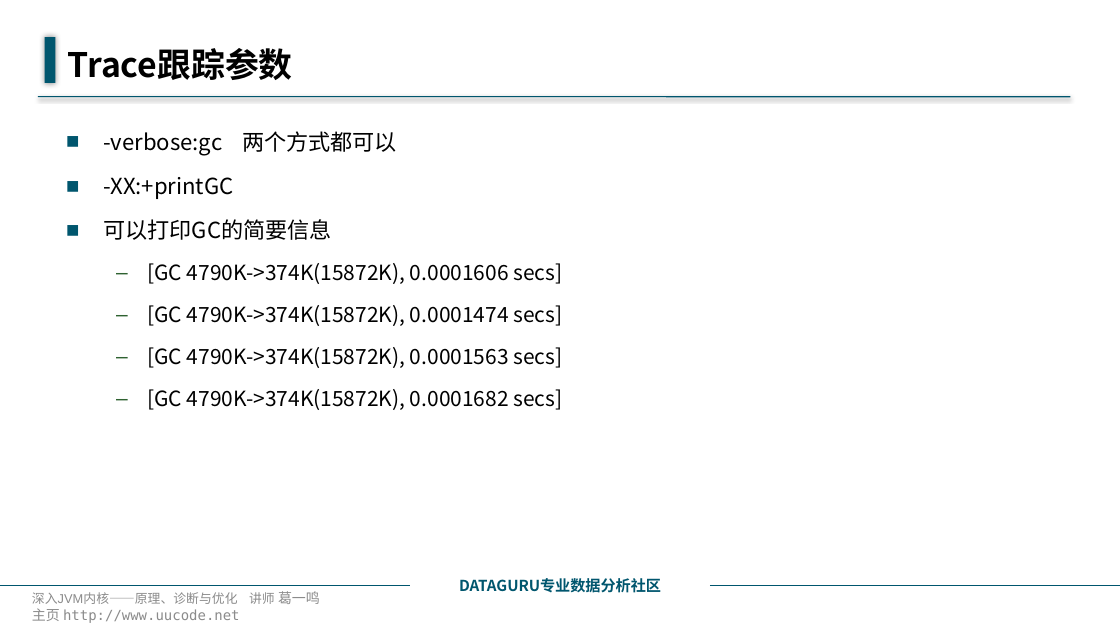
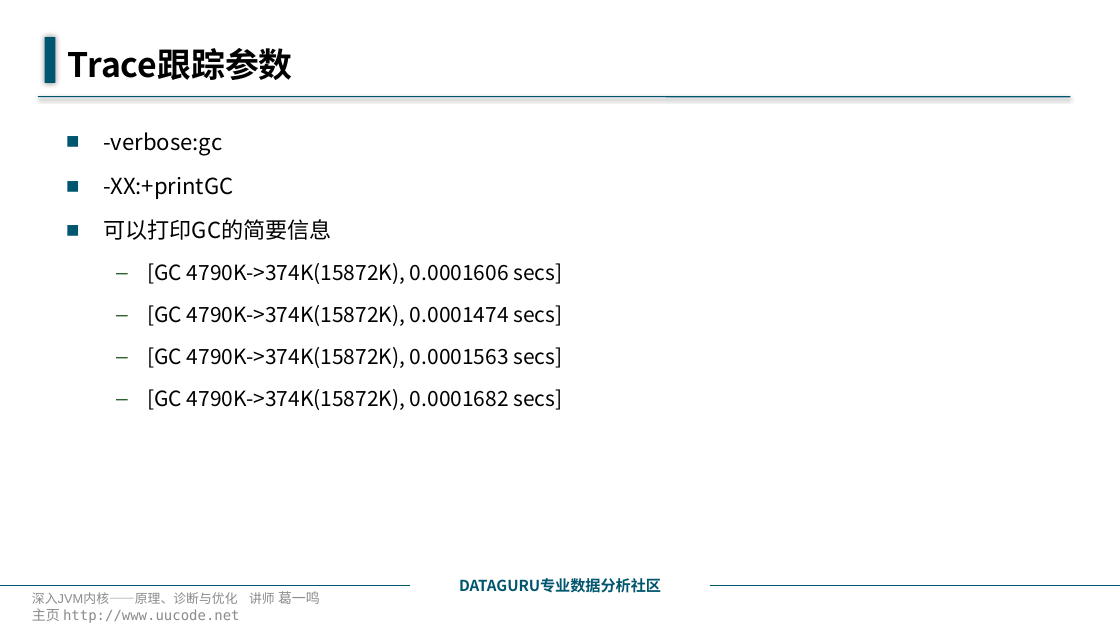
Before and after one commit to 1606884098/javabase, a slide deck: slide 2 of javabase1Jvm/src/main/java/com/javabase/jvm1runtime/runtimeDetail/3.常用JVM配置参数.pptx. Drawn at 1120x629 pixels with LibreOffice and Linux fonts; fonts in the diff are those of the drawing; background and template pictures are left out. Boxes give left, top, right and bottom in pixels: in the first picture for what was removed or moved away, otherwise in the second. Text is boxed around its words. In the diff, an @@ line names an element or a change of style, - is before the commit and + after.

```diff
--- a/javabase1Jvm/src/main/java/com/javabase/jvm1runtime/runtimeDetail/3.常用JVM配置参数.pptx
+++ b/javabase1Jvm/src/main/java/com/javabase/jvm1runtime/runtimeDetail/3.常用JVM配置参数.pptx
@@ text at bbox=[103, 132, 222, 156]: text changed @@
-■ -verbose:gc 两个方式都可以
+■ -verbose:gc
```
Also in this commit, not shown: 1 other slide changed, 5 other files.
